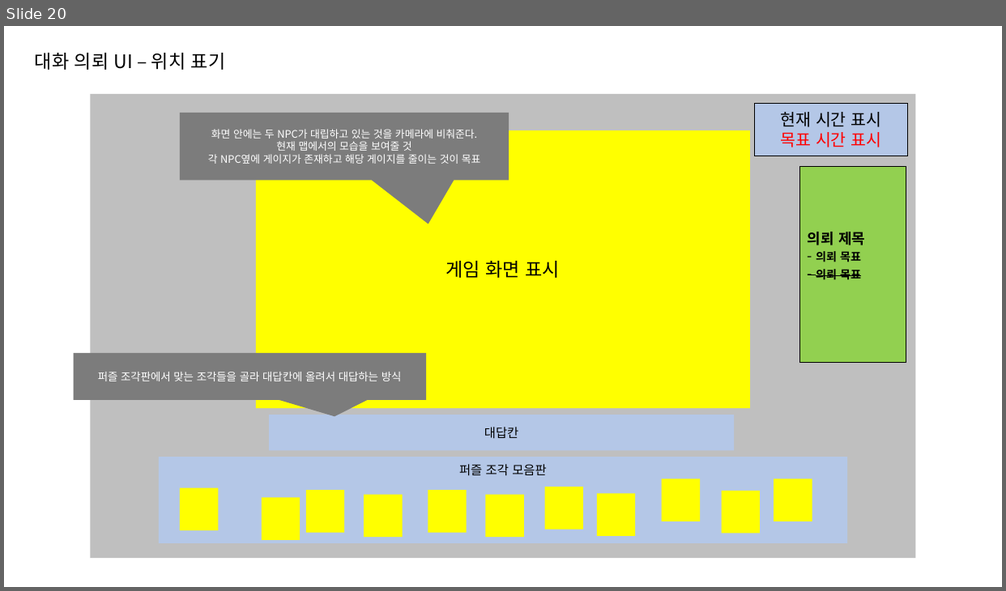
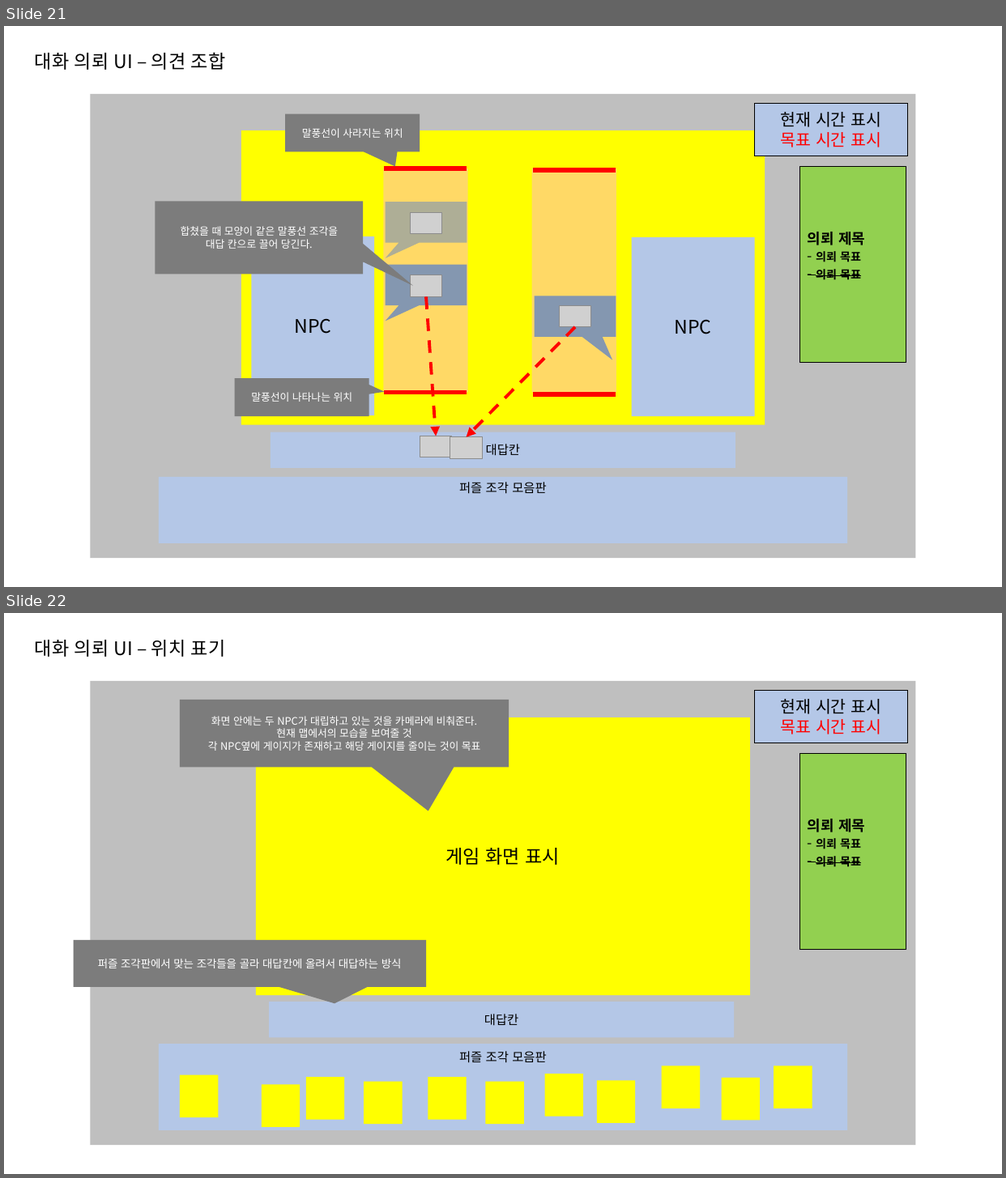
Before and after one commit to go4521304/Backyeah, a slide deck: document/UI기획서초안_ver1.1.pptx. Shown one above the other, each under a label of ours: slide 20 before the commit, slides 21 and 22 after it. The pictures are 1006x591 and 1006x1178 pixels, drawn with LibreOffice and Linux fonts; fonts in the diff are those of the drawing; grey boxes stand for pictures. Boxes give left, top, right and bottom in pixels: in the first picture for what was removed or moved away, otherwise in the second. Text is boxed around its words. In the diff, an @@ line names an element or a change of style, - is before the commit and + after.

```diff
--- a/document/UI기획서초안_ver1.1.pptx
+++ b/document/UI기획서초안_ver1.1.pptx
@@ slide 21 added at (x1=4, y1=26, x2=1002, y2=587), background #FFFFFF @@
@@ text added at (x1=35, y1=52, x2=226, y2=70), 18 pt, text #000000 @@
+대화 의뢰 UI – 의견 조합
@@ rectangle added at (x1=90, y1=94, x2=916, y2=558), fill #BFBFBF @@
@@ speech box added at (x1=286, y1=114, x2=420, y2=152), fill #7C7C7C, 10 pt, text #FFFFFF @@
+말풍선이 사라지는 위치
@@ rectangle added at (x1=755, y1=104, x2=908, y2=156), fill #B4C7E7, outline #000000 1 pt, 16 pt, text #000000 @@
+현재 시간 표시
+목표 시간 표시
@@ rectangle added at (x1=241, y1=130, x2=765, y2=425), fill #FFFF00 @@
@@ rectangle added at (x1=384, y1=169, x2=468, y2=393), fill #FFD966 @@
@@ line added from (385, 169) to (467, 169), #FF0000 4.5 pt @@
@@ rectangle added at (x1=532, y1=169, x2=616, y2=393), fill #FFD966 @@
@@ line added from (533, 170) to (616, 170), #FF0000 4.5 pt @@
@@ rectangle added at (x1=800, y1=167, x2=906, y2=362), fill #92D050, outline #000000 1 pt, 11 pt, text #000000, bold @@
+의뢰 제목
+- 의뢰 목표
+- 의뢰 목표
@@ speech box added at (x1=155, y1=201, x2=364, y2=274), fill #7C7C7C, 10 pt, text #FFFFFF @@
+합쳤을 때 모양이 같은 말풍선 조각을
+대답 칸으로 끌어 당긴다.
@@ speech box added at (x1=385, y1=202, x2=467, y2=243), fill #8497B0 at 65% opacity @@
@@ picture added at (x1=410, y1=212, x2=442, y2=234) @@
@@ rectangle added at (x1=252, y1=237, x2=374, y2=416), fill #B4C7E7, 18 pt, text #000000 @@
+NPC
@@ rectangle added at (x1=632, y1=237, x2=754, y2=416), fill #B4C7E7, 18 pt, text #000000 @@
+NPC
@@ speech box added at (x1=385, y1=265, x2=467, y2=306), fill #8497B0 @@
@@ picture added at (x1=410, y1=275, x2=442, y2=297) @@
@@ arrow added from (426, 297) to (436, 436), #FF0000 3 pt dashed @@
@@ speech box added at (x1=535, y1=297, x2=616, y2=337), fill #8497B0 @@
@@ picture added at (x1=560, y1=306, x2=592, y2=327) @@
@@ arrow added from (575, 327) to (467, 437), #FF0000 3 pt dashed @@
@@ speech box added at (x1=235, y1=378, x2=369, y2=416), fill #7C7C7C, 10 pt, text #FFFFFF @@
+말풍선이 나타나는 위치
@@ line added from (385, 393) to (467, 393), #FF0000 4.5 pt @@
@@ line added from (533, 395) to (616, 395), #FF0000 4.5 pt @@
@@ rectangle added at (x1=270, y1=433, x2=735, y2=468), fill #B4C7E7, 12 pt, text #000000 @@
+대답칸
@@ picture added at (x1=420, y1=436, x2=452, y2=458) @@
@@ picture added at (x1=450, y1=437, x2=483, y2=459) @@
@@ rectangle added at (x1=159, y1=477, x2=848, y2=544), fill #B4C7E7, 12 pt, text #000000 @@
+퍼즐 조각 모음판
@@ what was slide 20 is now slide 22 @@
```
Also in this commit, not shown: 1 other slide added, 1 other file.
